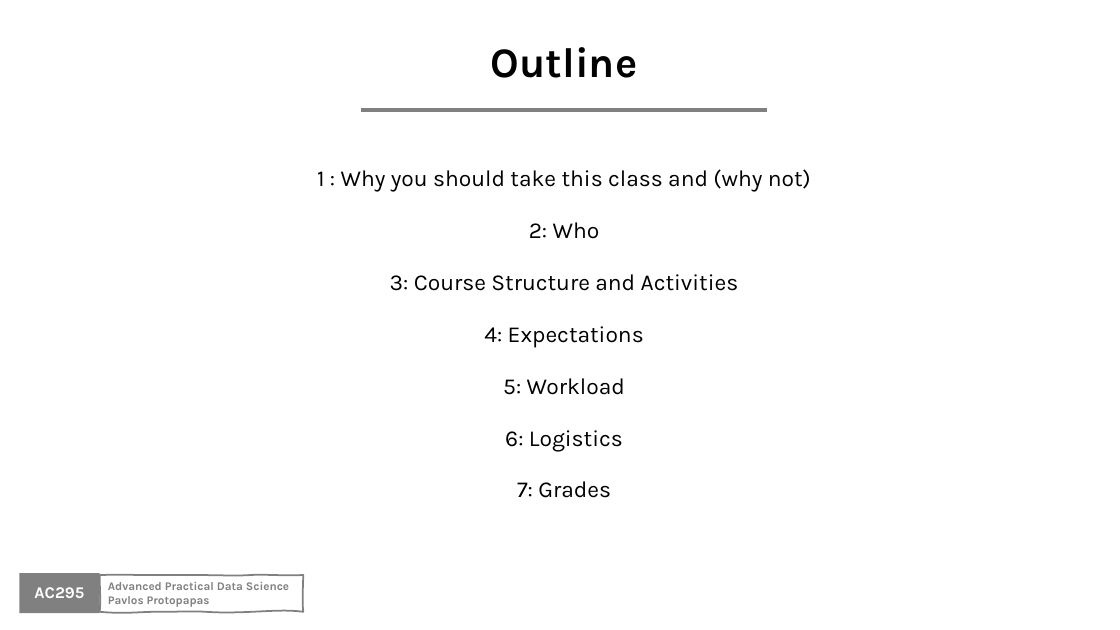
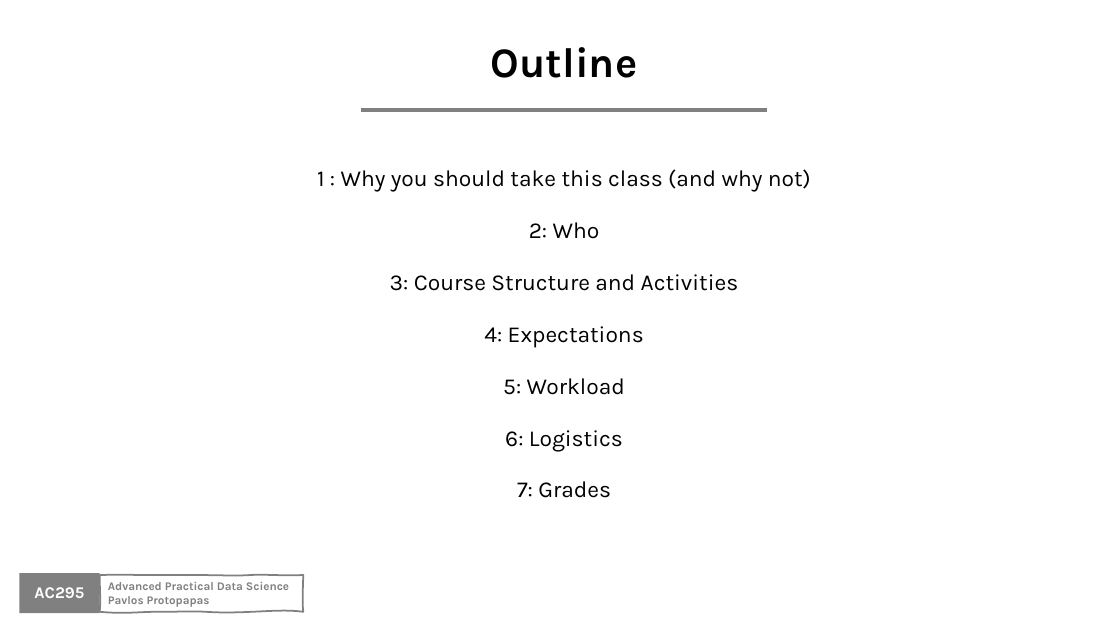
Before and after one commit to Harvard-IACS/2020-AC295, a slide deck: slide 2 of content/lectures/lecture1/presentation/lecture1_draft.pptx. Drawn at 1120x630 pixels with LibreOffice and Linux fonts; fonts in the diff are those of the drawing; background and template pictures are left out. Boxes give left, top, right and bottom in pixels: in the first picture for what was removed or moved away, otherwise in the second. Text is boxed around its words. In the diff, an @@ line names an element or a change of style, - is before the commit and + after.

```diff
--- a/content/lectures/lecture1/presentation/lecture1_draft.pptx
+++ b/content/lectures/lecture1/presentation/lecture1_draft.pptx
@@ text at (317, 169, 811, 192): text changed @@
-1 : Why you should take this class and (why not)
+1 : Why you should take this class (and why not)
```
Also in this commit, not shown: 12 other slides changed, 1 slide added, 7 other files.
